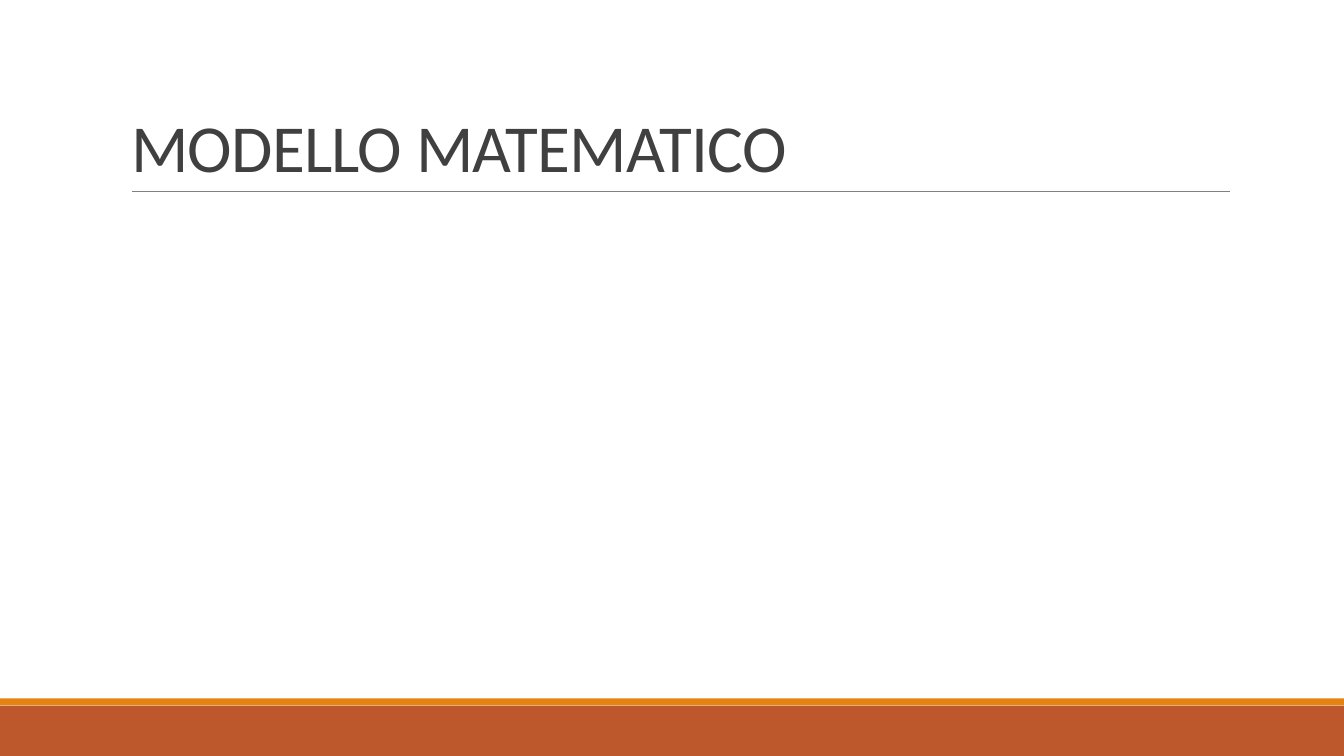
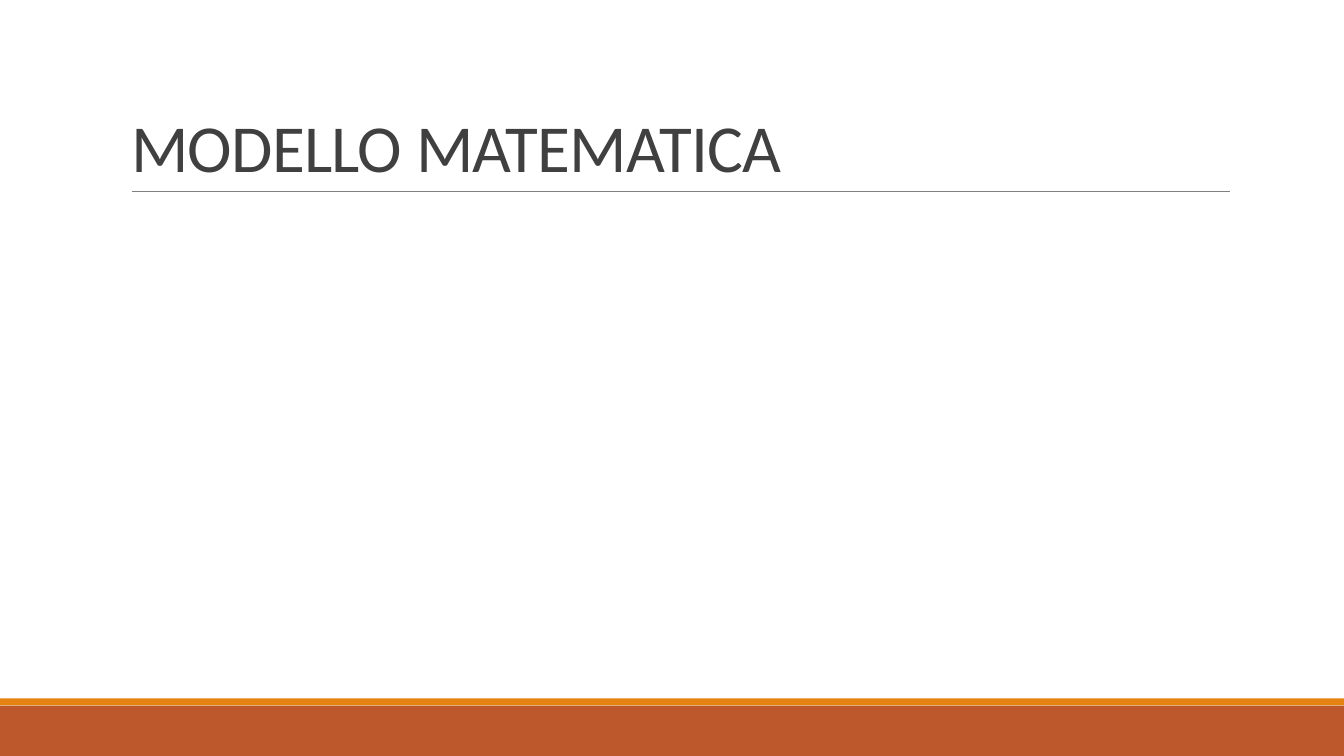
Before and after one commit to baldimario/Simplex, a slide deck: slide 4 of IDENTICAZIONE SISTEMA DI CARICHE PUNTIFORMI DA MISURE DI.pptx. Drawn at 1344x756 pixels with LibreOffice and Linux fonts; fonts in the diff are those of the drawing; grey boxes stand for pictures. Boxes give left, top, right and bottom in pixels: in the first picture for what was removed or moved away, otherwise in the second. Text is boxed around its words. In the diff, an @@ line names an element or a change of style, - is before the commit and + after.

```diff
--- a/IDENTICAZIONE SISTEMA DI CARICHE PUNTIFORMI DA MISURE DI.pptx
+++ b/IDENTICAZIONE SISTEMA DI CARICHE PUNTIFORMI DA MISURE DI.pptx
@@ title at (131,128,782,173): text changed @@
-MODELLO MATEMATICO
+MODELLO MATEMATICA
```
Also in this commit, not shown: 8 other slides changed, 2 slides added, 3 slides removed, 2 other files.
